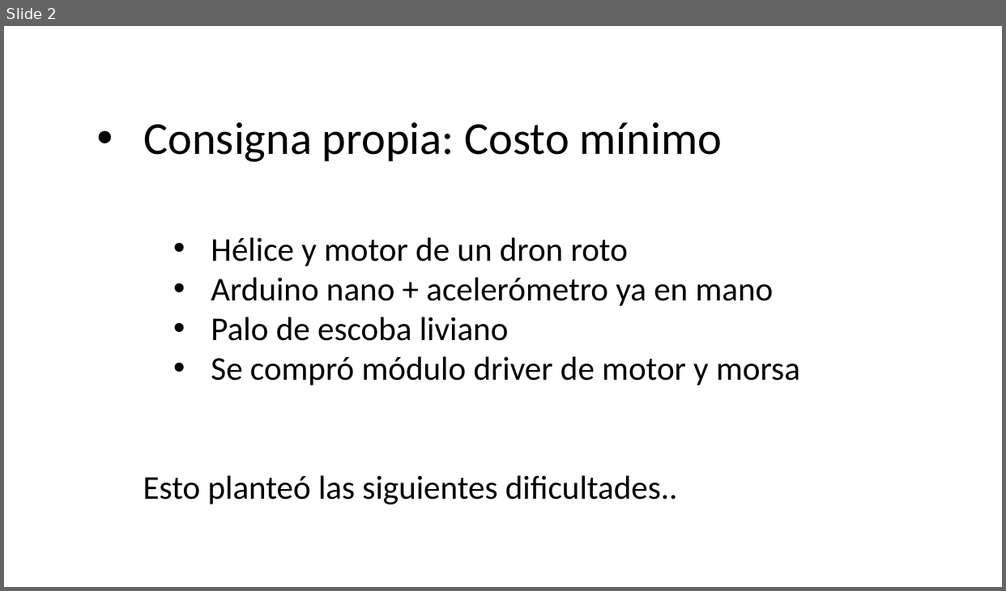
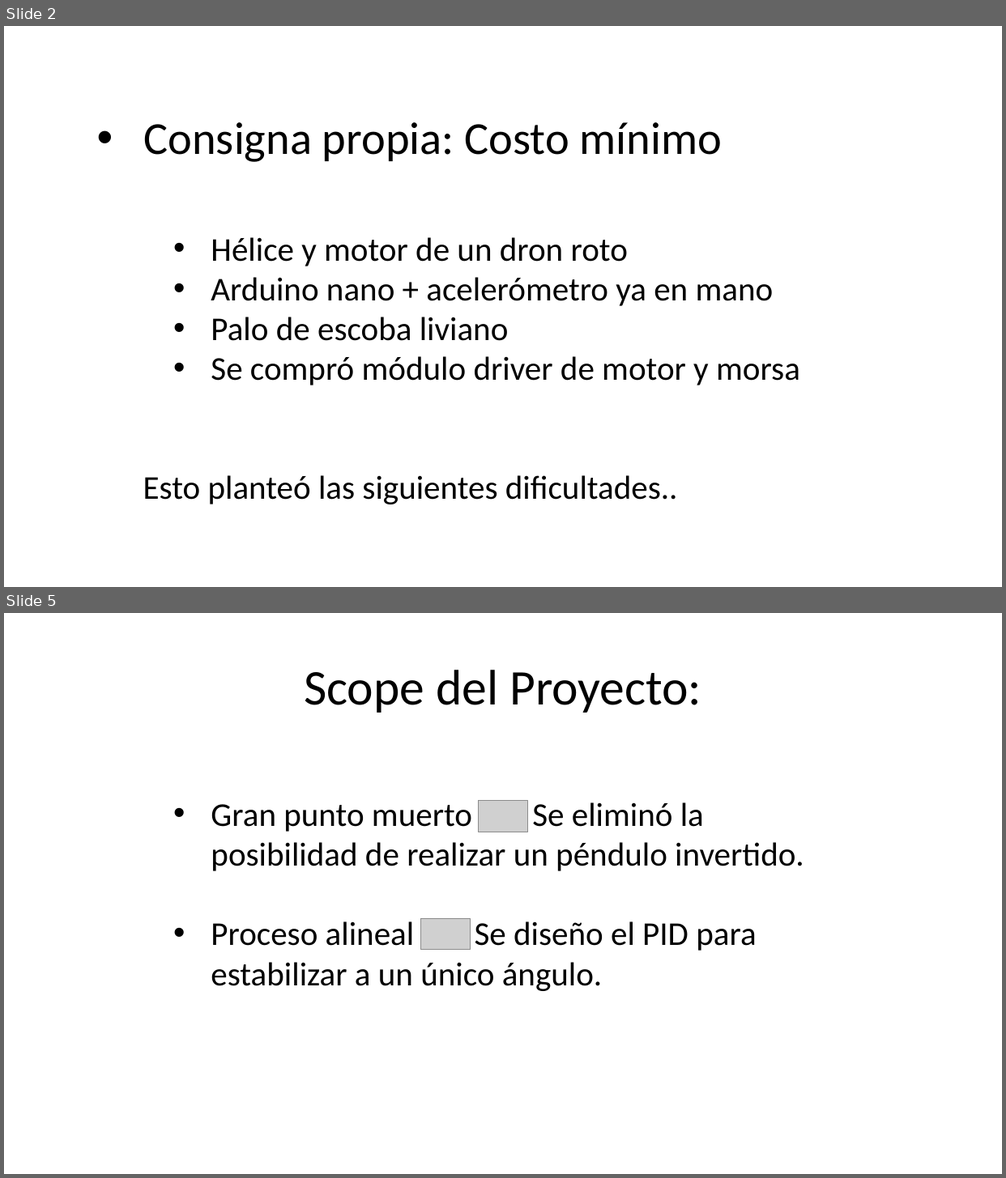
Before and after one commit to tlondero/SistemasDeControl, a slide deck: PID/PID_PALO.pptm. Shown one above the other, each under a label of ours: slide 2 before the commit, slides 2 and 5 after it; the slides between them are not shown. The pictures are 1006x591 and 1006x1178 pixels, drawn with LibreOffice and Linux fonts; fonts in the diff are those of the drawing; grey boxes stand for pictures. Boxes give left, top, right and bottom in pixels: in the first picture for what was removed or moved away, otherwise in the second. Text is boxed around its words. In the diff, an @@ line names an element or a change of style, - is before the commit and + after.

```diff
--- a/PID/PID_PALO.pptm
+++ b/PID/PID_PALO.pptm
@@ slide 5 added at [4,613,1002,1174], background #FFFFFF @@
@@ text added at [304,670,701,713], 48 pt, text #000000 @@
+Scope del Proyecto:
@@ text added at [211,803,804,991], 32 pt, text #000000 @@
+• Gran punto muerto Se eliminó la posibilidad de realizar un péndulo invertido.
+• Proceso alineal Se diseño el PID para estabilizar a un único ángulo.
@@ picture added at [479,801,528,833] @@
@@ picture added at [421,918,471,950] @@
```
Also in this commit, not shown: 4 slides changed.
